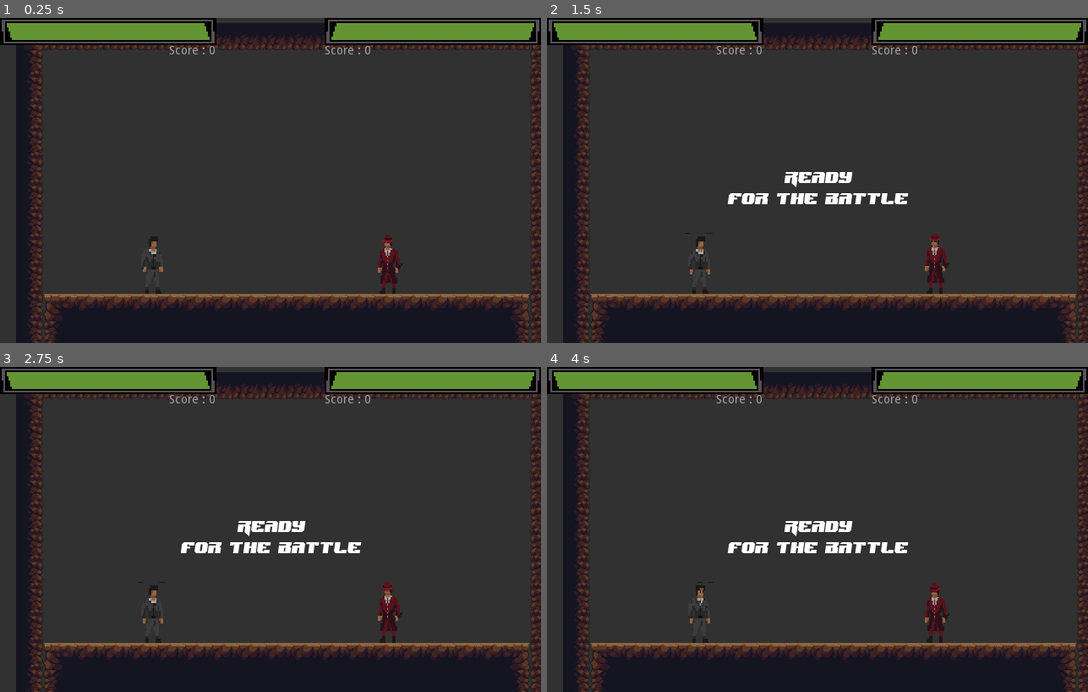
Above: before the commit, frames 1-4 (two rows, left to right).
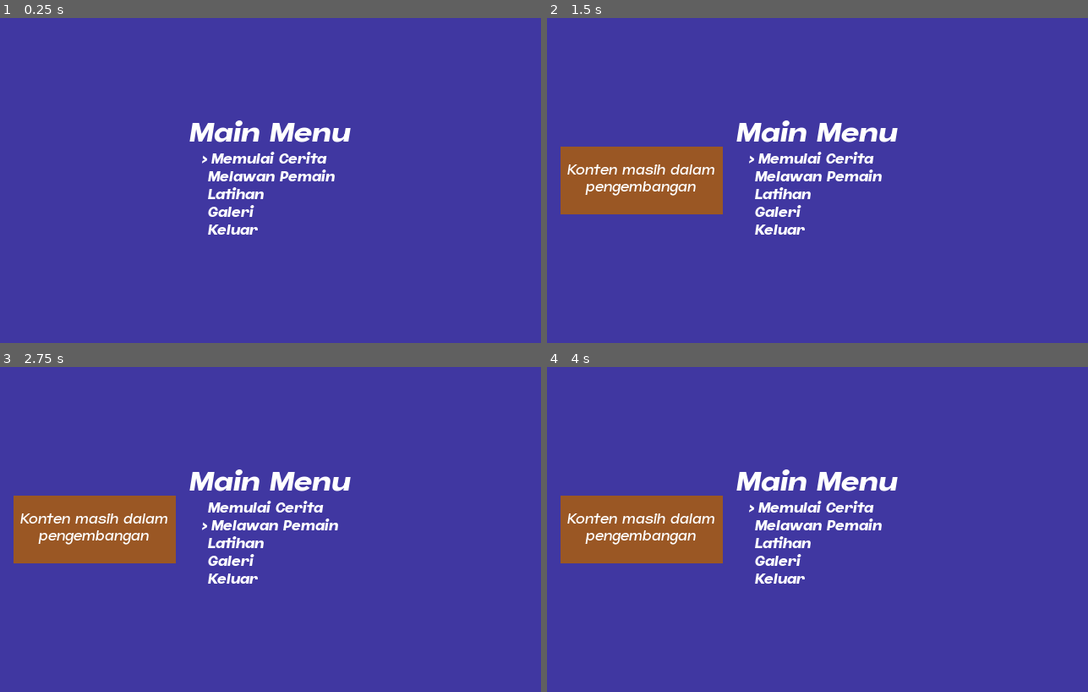
Above: after the commit, the same moments.

Repository: alanzulwas/ProjectGF
Game: Godot game, scene res://Scene & Script/Menu Game/Menu_Game.tscn
Same seed, same stepped clock (60 frames per second), same inputs: the game is played once before the commit and once after it. Before the commit the project starts from res://Scene & Script/Gameplay/Gameplay.tscn.
Inputs:
- Up to frame 1 (0.25 s): no input
- Up to frame 2 (1.5 s): tap Enter (ui_accept) at 0.5, 0.77, 1.07 s; hold K (ui_down_P2) 0.53-1.28 s; hold Right (ui_right) from 0.53 s (still down); tap I (ui_up_P2) at 0.8, 1.35 s
- Up to frame 3 (2.75 s): tap Enter (ui_accept) at 1.52, 1.55, 1.82 s; release Right (ui_right) at 2.03 s; hold Left (ui_left) from 2.03 s (still down); hold Enter (ui_accept) from 2.03 s (still down); tap K (ui_down_P2) at 2.3 s
- Up to frame 4 (4 s): release Left (ui_left) at 2.78 s; release Enter (ui_accept) at 2.78 s; hold Right (ui_right) from 2.78 s (still down); tap K (ui_down_P2) at 2.85 s; tap Enter (ui_accept) at 3.02, 3.32, 3.77, 3.8 s; tap I (ui_up_P2) at 3.05 s; hold I (ui_up_P2) from 3.53 s (still down)

The runs differ from the first frame. In frame 1, 100% of the frame differs, in the area x 0-100%, y 0-100%; in frame 2, 100%; in frame 3, 100%; in frame 4, 100%.

Commit message:
v0.2.2
- Icon
- Main Menu
- Pop up (not success)

Diff:
--- a/Scene & Script/BattleSceneAnnouncement/BattleSceneAnnouncement.gd
+++ b/Scene & Script/BattleSceneAnnouncement/BattleSceneAnnouncement.gd
@@ -32,6 +32,7 @@
 func _nextRound():
 	if ScorePlayer.Player1 < 2 and ScorePlayer.Player2 < 2:
 		get_node("/root/Gameplay").queue_free()
-		get_tree().change_scene("res://Scene & Script/Gameplay/Gameplay.tscn")
+		if get_tree().change_scene("res://Scene & Script/Gameplay/Gameplay.tscn") != OK :
+			print ("An unexpected error occured when trying to switch to the Readme scene")
 	else :
 		get_tree().quit()
--- a/Scene & Script/Camera/Cam.gd
+++ b/Scene & Script/Camera/Cam.gd
@@ -12,6 +12,7 @@
 
 
 func _process(delta: float) -> void:
+	delta = delta
 	camera_rect = Rect2(get_child(0).global_position, Vector2())
 	camera_rect = camera_rect.expand(get_child(0).global_position)
 	camera_rect = camera_rect.expand(get_child(1).global_position)
--- /dev/null
+++ b/Scene & Script/Menu Game/Menu_Game.gd
@@ -0,0 +1,62 @@
+extends Control
+
+onready var selector1 = $CenterContainer/VBoxContainer/CenterContainer2/Selection/Selection1/S/Selector
+onready var selector2 = $CenterContainer/VBoxContainer/CenterContainer2/Selection/Selection2/S/Selector
+onready var selector3 = $CenterContainer/VBoxContainer/CenterContainer2/Selection/Selection3/S/Selector
+onready var selector4 = $CenterContainer/VBoxContainer/CenterContainer2/Selection/Selection4/S/Selector
+onready var selector5 = $CenterContainer/VBoxContainer/CenterContainer2/Selection/Selection5/S/Selector
+
+var current_selection = 0
+
+func _ready():
+	set_current_selection(0)
+
+func _input(event):
+	if event.is_action_pressed("ui_down") or event.is_action_pressed("ui_down_P2") :
+		$SelectOption.play()
+		if current_selection < 4:
+			current_selection += 1
+			set_current_selection(current_selection)
+
+	elif event.is_action_pressed("ui_up") or event.is_action_pressed("ui_up_P2") :
+		$SelectOption.play()
+		if current_selection > 0:
+			current_selection -= 1
+			set_current_selection(current_selection)
+
+	elif event.is_action_pressed("ui_accept"):
+		$SelectedOption.play()
+		handle_selection(current_selection)
+
+func handle_selection(_current_selection):
+	#var popupNode = load("res://Scene & Script/Menu Game/Pop up Menu/popup.tscn").instance()
+	#popupNode.global_position.x = 320
+	#popupNode.global_position.y = 192
+	if _current_selection == 0 :
+		$AnimationPlayer.play("notip")
+	elif _current_selection == 1 :
+		$AnimationPlayer.play("notip")
+	elif _current_selection == 2 :
+		$AnimationPlayer.play("notip")
+	elif _current_selection == 3 :
+		$AnimationPlayer.play("notip")
+	elif _current_selection == 4:
+		get_tree().quit()
+
+
+func set_current_selection(_current_selection):
+	selector1.text = ""
+	selector2.text = ""
+	selector3.text = ""
+	selector4.text = ""
+	selector5.text = ""
+	if _current_selection == 0:
+		selector1.text = ">"
+	elif _current_selection == 1:
+		selector2.text = ">"
+	elif _current_selection == 2:
+		selector3.text = ">"
+	elif _current_selection == 3:
+		selector4.text = ">"
+	elif _current_selection == 4:
+		selector5.text = ">"
--- /dev/null
+++ b/Scene & Script/Menu Game/Menu_Game.tscn
@@ -0,0 +1,256 @@
+[gd_scene load_steps=11 format=2]
+
+[ext_resource path="res://Scene & Script/Menu Game/Menu_Game.gd" type="Script" id=1]
+[ext_resource path="res://Asset/Font/jumper_3/JumperPERSONALUSEONLY-BoldItalic.ttf" type="DynamicFontData" id=2]
+[ext_resource path="res://Asset/Sound and Music/Sound/220206__gameaudio__beep-space-button.wav" type="AudioStream" id=3]
+[ext_resource path="res://Asset/Sound and Music/Sound/220203__gameaudio__casual-death-loose.wav" type="AudioStream" id=4]
+[ext_resource path="res://Asset/Font/jumper_3/JumperPERSONALUSEONLY-LightItalic.ttf" type="DynamicFontData" id=5]
+
+[sub_resource type="DynamicFont" id=1]
+size = 32
+font_data = ExtResource( 2 )
+
+[sub_resource type="DynamicFont" id=2]
+font_data = ExtResource( 2 )
+
+[sub_resource type="DynamicFont" id=3]
+font_data = ExtResource( 2 )
+
+[sub_resource type="Animation" id=4]
+resource_name = "notip"
+length = 4.0
+tracks/0/type = "value"
+tracks/0/path = NodePath("Notip:visible")
+tracks/0/interp = 1
+tracks/0/loop_wrap = true
+tracks/0/imported = false
+tracks/0/enabled = true
+tracks/0/keys = {
+"times": PoolRealArray( 0, 4 ),
+"transitions": PoolRealArray( 1, 1 ),
+"update": 1,
+"values": [ true, false ]
+}
+tracks/1/type = "value"
+tracks/1/path = NodePath("Notip/MarginContainer/CenterContainer/Label:visible")
+tracks/1/interp = 1
+tracks/1/loop_wrap = true
+tracks/1/imported = false
+tracks/1/enabled = true
+tracks/1/keys = {
+"times": PoolRealArray( 0, 4.1 ),
+"transitions": PoolRealArray( 1, 1 ),
+"update": 1,
+"values": [ true, false ]
+}
+
+[sub_resource type="DynamicFont" id=5]
+font_data = ExtResource( 5 )
+
+[node name="Menu_Game" type="Control"]
+anchor_right = 1.0
+anchor_bottom = 1.0
+script = ExtResource( 1 )
+__meta__ = {
+"_edit_use_anchors_": false
+}
+
+[node name="SelectOption" type="AudioStreamPlayer" parent="."]
+stream = ExtResource( 3 )
+
+[node name="SelectedOption" type="AudioStreamPlayer" parent="."]
+stream = ExtResource( 4 )
+
+[node name="Panel1" type="ColorRect" parent="."]
+margin_right = 640.0
+margin_bottom = 384.0
+color = Color( 0.254902, 0.219608, 0.635294, 1 )
+__meta__ = {
+"_edit_use_anchors_": false
+}
+
+[node name="CenterContainer" type="CenterContainer" parent="."]
+margin_right = 640.0
+margin_bottom = 384.0
+
+[node name="VBoxContainer" type="VBoxContainer" parent="CenterContainer"]
+margin_left = 224.0
+margin_top = 122.0
+margin_right = 415.0
+margin_bottom = 261.0
+
+[node name="CenterContainer" type="CenterContainer" parent="CenterContainer/VBoxContainer"]
+margin_right = 191.0
+margin_bottom = 34.0
+
+[node name="Label" type="Label" parent="CenterContainer/VBoxContainer/CenterContainer"]
+margin_right = 191.0
+margin_bottom = 34.0
+custom_fonts/font = SubResource( 1 )
+text = "Main Menu"
+__meta__ = {
+"_edit_use_anchors_": false
+}
+
+[node name="CenterContainer2" type="CenterContainer" parent="CenterContainer/VBoxContainer"]
+margin_top = 38.0
+margin_right = 191.0
+margin_bottom = 139.0
+
+[node name="Selection" type="VBoxContainer" parent="CenterContainer/VBoxContainer/CenterContainer2"]
+margin_left = 15.0
+margin_right = 176.0
+margin_bottom = 101.0
+
+[node name="Selection1" type="CenterContainer" parent="CenterContainer/VBoxContainer/CenterContainer2/Selection"]
+margin_right = 161.0
+margin_bottom = 17.0
+
+[node name="S" type="HBoxContainer" parent="CenterContainer/VBoxContainer/CenterContainer2/Selection/Selection1"]
+margin_right = 161.0
+margin_bottom = 17.0
+
+[node name="Selector" type="Label" parent="CenterContainer/VBoxContainer/CenterContainer2/Selection/Selection1/S"]
+margin_right = 7.0
+margin_bottom = 17.0
+custom_fonts/font = SubResource( 2 )
+text = ">"
+
+[node name="Option" type="Label" parent="CenterContainer/VBoxContainer/CenterContainer2/Selection/Selection1/S"]
+margin_left = 11.0
+margin_right = 161.0
+margin_bottom = 17.0
+rect_min_size = Vector2( 150, 0 )
+custom_fonts/font = SubResource( 3 )
+text = "Memulai Cerita"
+
+[node name="Selection2" type="CenterContainer" parent="CenterContainer/VBoxContainer/CenterContainer2/Selection"]
+margin_top = 21.0
+margin_right = 161.0
+margin_bottom = 38.0
+
+[node name="S" type="HBoxContainer" parent="CenterContainer/VBoxContainer/CenterContainer2/Selection/Selection2"]
+margin_right = 161.0
+margin_bottom = 17.0
+
+[node name="Selector" type="Label" parent="CenterContainer/VBoxContainer/CenterContainer2/Selection/Selection2/S"]
+margin_right = 7.0
+margin_bottom = 17.0
+custom_fonts/font = SubResource( 2 )
+text = ">"
+
+[node name="Option" type="Label" parent="CenterContainer/VBoxContainer/CenterContainer2/Selection/Selection2/S"]
+margin_left = 11.0
+margin_right = 161.0
+margin_bottom = 17.0
+rect_min_size = Vector2( 150, 0 )
+custom_fonts/font = SubResource( 3 )
+text = "Melawan Pemain"
+
+[node name="Selection3" type="CenterContainer" parent="CenterContainer/VBoxContainer/CenterContainer2/Selection"]
+margin_top = 42.0
+margin_right = 161.0
+margin_bottom = 59.0
+
+[node name="S" type="HBoxContainer" parent="CenterContainer/VBoxContainer/CenterContainer2/Selection/Selection3"]
+margin_right = 161.0
+margin_bottom = 17.0
+
+[node name="Selector" type="Label" parent="CenterContainer/VBoxContainer/CenterContainer2/Selection/Selection3/S"]
+margin_right = 7.0
+margin_bottom = 17.0
+custom_fonts/font = SubResource( 2 )
+text = ">"
+
+[node name="Option" type="Label" parent="CenterContainer/VBoxContainer/CenterContainer2/Selection/Selection3/S"]
+margin_left = 11.0
+margin_right = 161.0
+margin_bottom = 17.0
+rect_min_size = Vector2( 150, 0 )
+custom_fonts/font = SubResource( 3 )
+text = "Latihan"
+
+[node name="Selection4" type="CenterContainer" parent="CenterContainer/VBoxContainer/CenterContainer2/Selection"]
+margin_top = 63.0
+margin_right = 161.0
+margin_bottom = 80.0
+
+[node name="S" type="HBoxContainer" parent="CenterContainer/VBoxContainer/CenterContainer2/Selection/Selection4"]
+margin_right = 161.0
+margin_bottom = 17.0
+
+[node name="Selector" type="Label" parent="CenterContainer/VBoxContainer/CenterContainer2/Selection/Selection4/S"]
+margin_right = 7.0
+margin_bottom = 17.0
+custom_fonts/font = SubResource( 2 )
+text = ">"
+
+[node name="Option" type="Label" parent="CenterContainer/VBoxContainer/CenterContainer2/Selection/Selection4/S"]
+margin_left = 11.0
+margin_right = 161.0
+margin_bottom = 17.0
+rect_min_size = Vector2( 150, 0 )
+custom_fonts/font = SubResource( 3 )
+text = "Galeri"
+
+[node name="Selection5" type="CenterContainer" parent="CenterContainer/VBoxContainer/CenterContainer2/Selection"]
+margin_top = 84.0
+margin_right = 161.0
+margin_bottom = 101.0
+
+[node name="S" type="HBoxContainer" parent="CenterContainer/VBoxContainer/CenterContainer2/Selection/Selection5"]
+margin_right = 161.0
+margin_bottom = 17.0
+
+[node name="Selector" type="Label" parent="CenterContainer/VBoxContainer/CenterContainer2/Selection/Selection5/S"]
+margin_right = 7.0
+margin_bottom = 17.0
+custom_fonts/font = SubResource( 2 )
+text = ">"
+
+[node name="Option" type="Label" parent="CenterContainer/VBoxContainer/CenterContainer2/Selection/Selection5/S"]
+margin_left = 11.0
+margin_right = 161.0
+margin_bottom = 17.0
+rect_min_size = Vector2( 150, 0 )
+custom_fonts/font = SubResource( 3 )
+text = "Keluar"
+
+[node name="AnimationPlayer" type="AnimationPlayer" parent="."]
+anims/notip = SubResource( 4 )
+
+[node name="Notip" type="ColorRect" parent="."]
+visible = false
+anchor_right = 1.0
+anchor_bottom = 1.0
+margin_left = 16.0
+margin_top = 152.0
+margin_right = -432.0
+margin_bottom = -152.0
+color = Color( 0.631373, 0.352941, 0.109804, 0.933333 )
+__meta__ = {
+"_edit_use_anchors_": false
+}
+
+[node name="MarginContainer" type="MarginContainer" parent="Notip"]
+margin_right = 192.0
+margin_bottom = 80.0
+__meta__ = {
+"_edit_use_anchors_": false
+}
+
+[node name="CenterContainer" type="CenterContainer" parent="Notip/MarginContainer"]
+margin_right = 192.0
+margin_bottom = 80.0
+
+[node name="Label" type="Label" parent="Notip/MarginContainer/CenterContainer"]
+visible = false
+margin_left = 8.0
+margin_top = 21.0
+margin_right = 183.0
+margin_bottom = 58.0
+custom_fonts/font = SubResource( 5 )
+text = "Konten masih dalam
+pengembangan"
+align = 1
+valign = 1
--- /dev/null
+++ b/Scene & Script/Menu Game/Pop up Menu/popup.gd
@@ -0,0 +1,8 @@
+extends Control
+
+func _ready():
+	pass
+
+func _input(event):
+	if event.is_action_pressed("ui_accept"):
+		self.queue_free()
--- /dev/null
+++ b/Scene & Script/Menu Game/Pop up Menu/popup.tscn
@@ -0,0 +1,56 @@
+[gd_scene load_steps=4 format=2]
+
+[ext_resource path="res://Asset/Font/jumper_3/JumperPERSONALUSEONLY-BoldItalic.ttf" type="DynamicFontData" id=1]
+[ext_resource path="res://Scene & Script/Menu Game/Pop up Menu/popup.gd" type="Script" id=2]
+
+[sub_resource type="DynamicFont" id=1]
+size = 14
+font_data = ExtResource( 1 )
+
+[node name="popup" type="Control"]
+anchor_right = 1.0
+anchor_bottom = 1.0
+margin_right = -384.0
+margin_bottom = -256.0
+script = ExtResource( 2 )
+__meta__ = {
+"_edit_use_anchors_": false
+}
+
+[node name="ColorRect" type="ColorRect" parent="."]
+anchor_right = 2.5
+anchor_bottom = 3.0
+margin_left = 192.0
+margin_top = 128.0
+margin_right = -192.0
+margin_bottom = -128.0
+color = Color( 0.631373, 0.572549, 0.109804, 0.603922 )
+__meta__ = {
+"_edit_use_anchors_": false
+}
+
+[node name="MarginContainer2" type="MarginContainer" parent="."]
+margin_left = 192.0
+margin_top = 176.0
+margin_right = 448.0
+margin_bottom = 211.0
+__meta__ = {
+"_edit_use_anchors_": false
+}
+
+[node name="CenterContainer" type="CenterContainer" parent="MarginContainer2"]
+margin_right = 256.0
+margin_bottom = 35.0
+
+[node name="Label" type="Label" parent="MarginContainer2/CenterContainer"]
+margin_left = 46.0
+margin_right = 209.0
+margin_bottom = 35.0
+custom_fonts/font = SubResource( 1 )
+text = "Konten masih dalam
+pembuatan"
+align = 1
+valign = 1
+__meta__ = {
+"_edit_use_anchors_": false
+}
--- a/Scene & Script/Pause menu/Pause_menu.tscn
+++ b/Scene & Script/Pause menu/Pause_menu.tscn
@@ -21,8 +21,8 @@
 }
 
 [node name="PanelMenu" type="ColorRect" parent="."]
-margin_right = 640.0
-margin_bottom = 384.0
+anchor_right = 1.0
+anchor_bottom = 1.0
 color = Color( 0, 0, 0, 0.352941 )
 __meta__ = {
 "_edit_use_anchors_": false
--- a/project.godot
+++ b/project.godot
@@ -11,7 +11,7 @@
 [application]
 
 config/name="ProjectGF"
-run/main_scene="res://Scene & Script/Gameplay/Gameplay.tscn"
+run/main_scene="res://Scene & Script/Menu Game/Menu_Game.tscn"
 config/icon="res://icon.png"
 
 [autoload]
@@ -39,6 +39,7 @@
 ui_cancel={
 "deadzone": 0.5,
 "events": [ Object(InputEventKey,"resource_local_to_scene":false,"resource_name":"","device":0,"alt":false,"shift":false,"control":false,"meta":false,"command":false,"pressed":false,"scancode":16777217,"unicode":0,"echo":false,"script":null)
+, Object(InputEventJoypadButton,"resource_local_to_scene":false,"resource_name":"","device":-1,"button_index":0,"pressure":0.0,"pressed":false,"script":null)
  ]
 }
 ui_left={
Binary file added: icon-2.png
Not shown, added: icon-2.png.import
Binary file changed: icon.png
